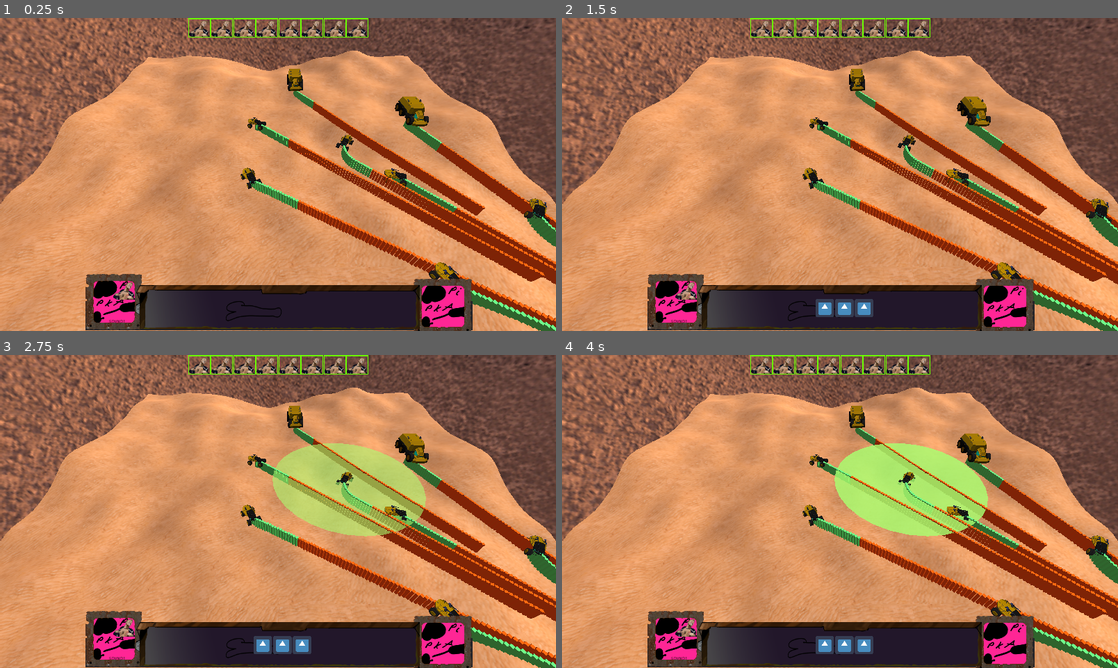
Above: before the commit, frames 1-4 (two rows, left to right).
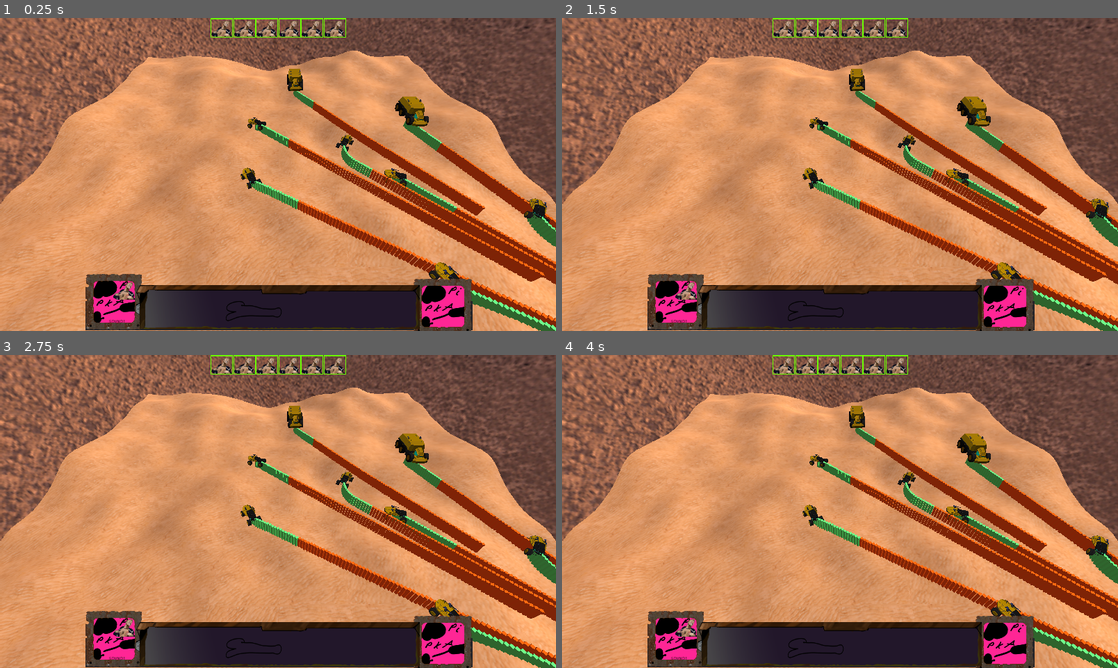
Above: after the commit, the same moments.

Repository: RealmHost002/game_about_desert_and_corovans
Game: Godot game, scene res://main.tscn
The game is run twice, just before and just after one commit, with the same random seed, the same clock (stepped at 60 frames per second) and the same inputs. The engine's default icon, where the game draws it, is replaced by a stand-in: a white triangle on a blue panel in a dark square.
Inputs (mouse positions are in pixels of both pictures, inside the frame that each line leads up to):
- Up to frame 1 (0.25 s): no input
- Up to frame 2 (1.5 s): click (762, 27) at 0.52 s; click (762, 27) at 1.27 s
- Up to frame 3 (2.75 s): click (261, 646) at 2.02 s
- Up to frame 4 (4 s): click (845, 646) at 2.77 s; click (862, 646) at 3.52 s

The runs differ from the first frame. In frame 1, 0.3% of the frame differs, in the area x 33-67%, y 0-7%; in frame 2, 0.8%; in frame 3, 6.6%, in the area x 33-77%, y 0-96%; in frame 4, 6.6%.
Error before the commit: Invalid get index '2' (on base: 'Array'). (res://car.gd:62)

Commit message:
hz_che_tyt

Diff:
--- a/car.gd
+++ b/car.gd
@@ -11,6 +11,9 @@
 var destination = Vector3(20,20,20)
 var rotation_speed = 1
 var abilities = ['weap', 'weap']
+var current_pattern = 'truck'
+
+
 
 # Called when the node enters the scene tree for the first time.
 func _ready():
--- a/gui/GUI.gd
+++ b/gui/GUI.gd
@@ -11,7 +11,8 @@
 # Called when the node enters the scene tree for the first time.
 
 func _ready():
-	AddingFuckingEgors(get_node("../cars").get_children())
+#	print(get_tree().get_nodes_in_group('ally').size())
+	AddingFuckingEgors(get_tree().get_nodes_in_group('ally').size())
 	AddingWeaponButtons()
 	pass # Replace with function body.
 func AddingFuckingEgors(a):
--- a/main.tscn
+++ b/main.tscn
@@ -77,11 +77,6 @@
 ] instance=ExtResource( 8 )]
 transform = Transform( 0.1, 0, 0, 0, 0.1, 0, 0, 0, 0.1, 10.9281, 2.32924, 6.06943 )
 
-[node name="SpatialE" parent="cars" groups=[
-"enemy",
-] instance=ExtResource( 2 )]
-transform = Transform( 0.0866914, 0, 0.0498458, 0, 0.1, 0, -0.0498458, 0, 0.0866914, 9.018, 2, 13.188 )
-
 [node name="Spatial3" parent="cars" groups=[
 "ally",
 ] instance=ExtResource( 2 )]
@@ -102,6 +97,11 @@
 ] instance=ExtResource( 2 )]
 transform = Transform( 0.0866914, 0, 0.0498458, 0, 0.1, 0, -0.0498458, 0, 0.0866914, 14.0965, 2, 16.5795 )
 
+[node name="SpatialE" parent="cars" groups=[
+"enemy",
+] instance=ExtResource( 2 )]
+transform = Transform( 0.0866914, 0, 0.0498458, 0, 0.1, 0, -0.0498458, 0, 0.0866914, 9.018, 2, 13.188 )
+
 [node name="BGMASTER" type="Spatial" parent="."]
 script = ExtResource( 4 )
 
--- a/project.godot
+++ b/project.godot
@@ -23,15 +23,10 @@
 
 constants="*res://constants.gd"
 
-[debug]
-
-settings/stdout/print_fps=true
-
 [display]
 
 window/size/width=1920
 window/size/height=1080
-window/size/fullscreen=true
 window/stretch/mode="viewport"
 
 [input]
Not shown: 2 places in models/Truck_1/f_wheel.tres that only renumber resources
